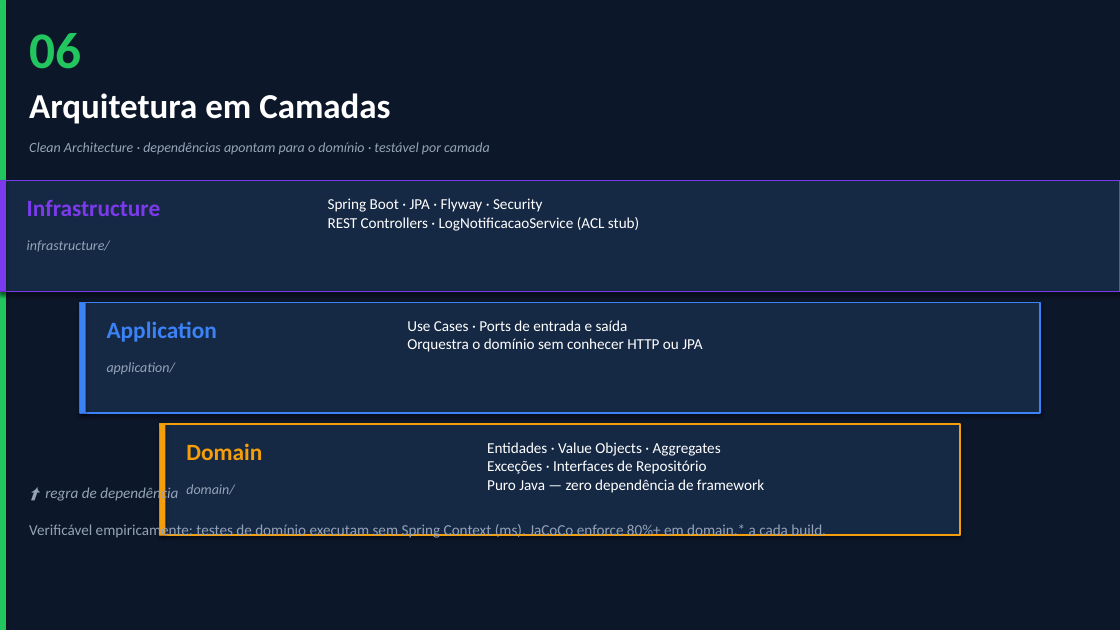
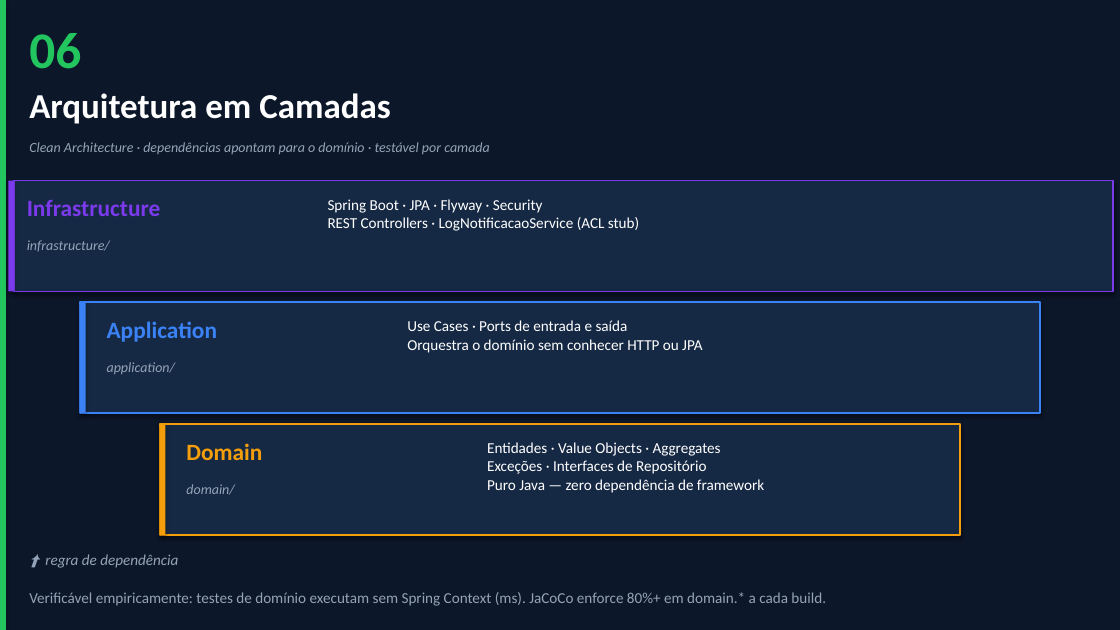
Before and after one commit to Guilherme-Fumagali/tech-challenge-1, a slide deck: slide 7 of docs/apresentacao.pptx. Drawn at 1120x630 pixels with LibreOffice and Linux fonts; fonts in the diff are those of the drawing. Boxes give left, top, right and bottom in pixels: in the first picture for what was removed or moved away, otherwise in the second. Text is boxed around its words. In the diff, an @@ line names an element or a change of style, - is before the commit and + after.

```diff
--- a/docs/apresentacao.pptx
+++ b/docs/apresentacao.pptx
@@ rectangle: place and size @@
-rectangle at [0,181,6,292]
+rectangle at [8,181,14,292]
@@ rectangle: place and size @@
-rectangle at [0,181,1120,292]
+rectangle at [14,181,1113,292]
@@ text at [328,199,639,231]: text changed @@
-Spring Boot · JPA · Flyway · Security
-REST Controllers · LogNotificacaoService (ACL stub)
+Spring Boot · JPA · Flyway · Security
+REST Controllers · LogNotificacaoService (ACL stub)
@@ text at [407,320,702,353]: text changed @@
-Use Cases · Ports de entrada e saída
-Orquestra o domínio sem conhecer HTTP ou JPA
+Use Cases · Ports de entrada e saída
+Orquestra o domínio sem conhecer HTTP ou JPA
@@ text at [487,442,764,493]: text changed @@
-Entidades · Value Objects · Aggregates
-Exceções · Interfaces de Repositório
-Puro Java — zero dependência de framework
+Entidades · Value Objects · Aggregates
+Exceções · Interfaces de Repositório
+Puro Java — zero dependência de framework
@@ text "⬆ regra de dependência" rewrapped from [45,485,178,503] to [45,554,178,568] @@
@@ text "Verificável empiricamente: testes de domínio ...": place and size @@
-text "Verificável empiricamente: testes de domínio ..." at [29,522,826,538]
+text "Verificável empiricamente: testes de domínio ..." at [29,592,826,606]
```
Also in this commit, not shown: 9 other slides changed, 2 slides added, 1 slide removed, 4 other files.
